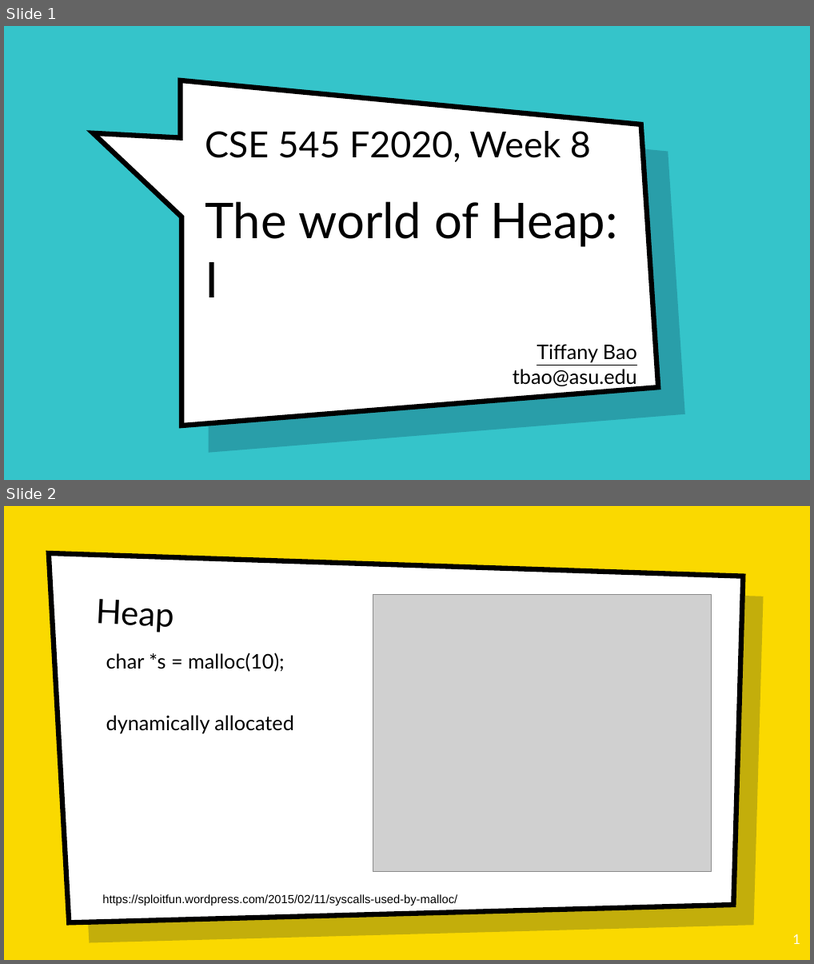
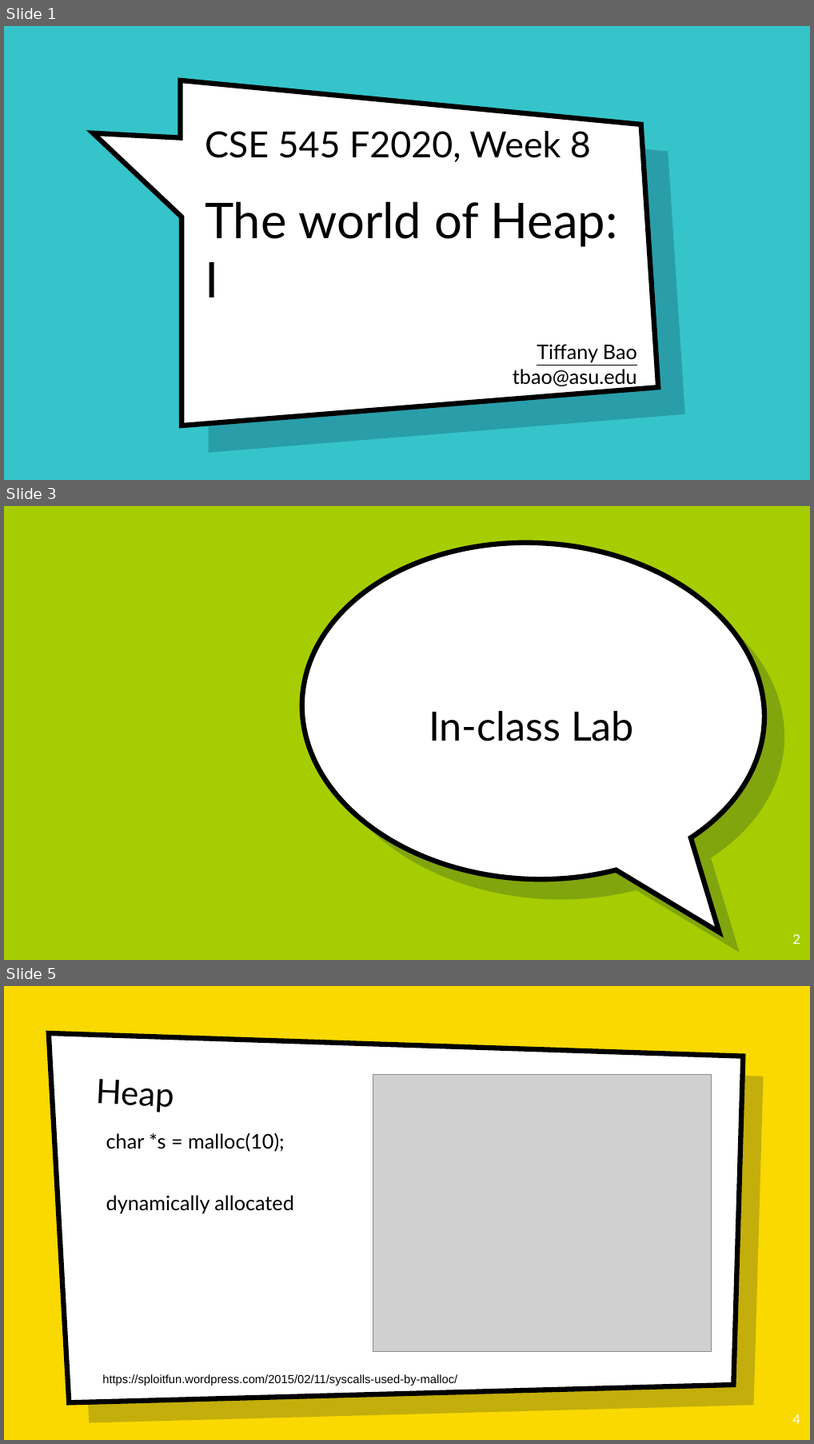
Before and after one commit to tiffanyb/tiffanyb.github.io, a slide deck: courses/cse545/slides/08-heap-1.pptx. Shown one above the other, each under a label of ours: slides 1 and 2 before the commit, slides 1, 3 and 5 after it; the slides between them are not shown. The pictures are 814x964 and 814x1444 pixels, drawn with LibreOffice and Linux fonts; fonts in the diff are those of the drawing; grey boxes stand for pictures; background and template pictures are left out. Boxes give left, top, right and bottom in pixels: in the first picture for what was removed or moved away, otherwise in the second. Text is boxed around its words. In the diff, an @@ line names an element or a change of style, - is before the commit and + after.

```diff
--- a/courses/cse545/slides/08-heap-1.pptx
+++ b/courses/cse545/slides/08-heap-1.pptx
@@ slide 3 added at (x1=4, y1=506, x2=810, y2=960), background picture (left out) @@
@@ speech bubble added at (x1=294, y1=532, x2=773, y2=890), fill #FFFFFF, outline #000000 6 pt @@
@@ speech bubble added at (x1=314, y1=552, x2=793, y2=910), fill #001936 at 22% opacity @@
@@ title added at (x1=429, y1=711, x2=634, y2=741), 48 pt, text #000000 @@
+In-class Lab
@@ page number added at (x1=793, y1=934, x2=801, y2=944), 16 pt, text #FFFFFF @@
+2
@@ what was slide 2 is now slide 5 @@
@@ page number at (x1=793, y1=1414, x2=801, y2=1424): text changed @@
-1
+4
```
Also in this commit, not shown: 2 other slides added, 1 other file.
